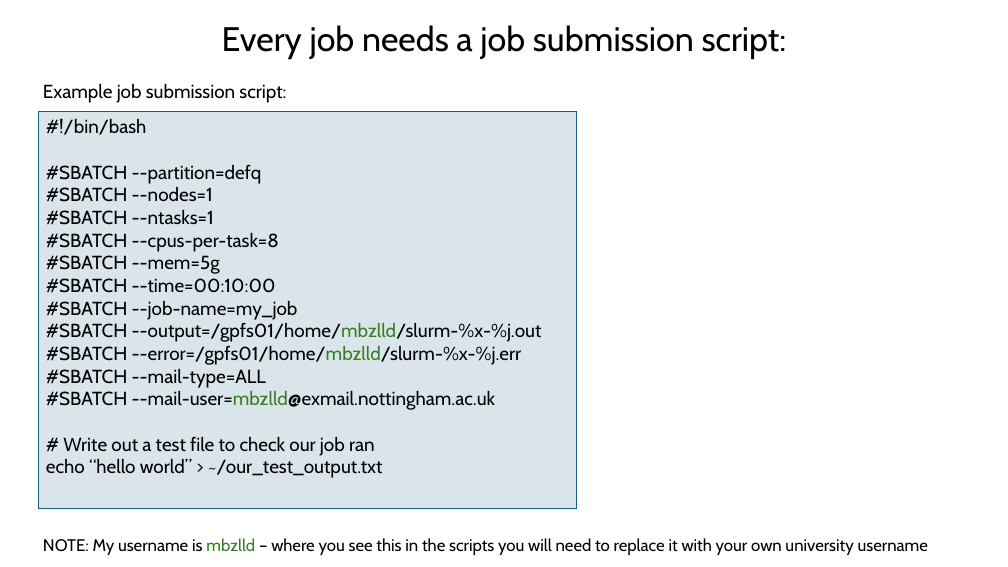
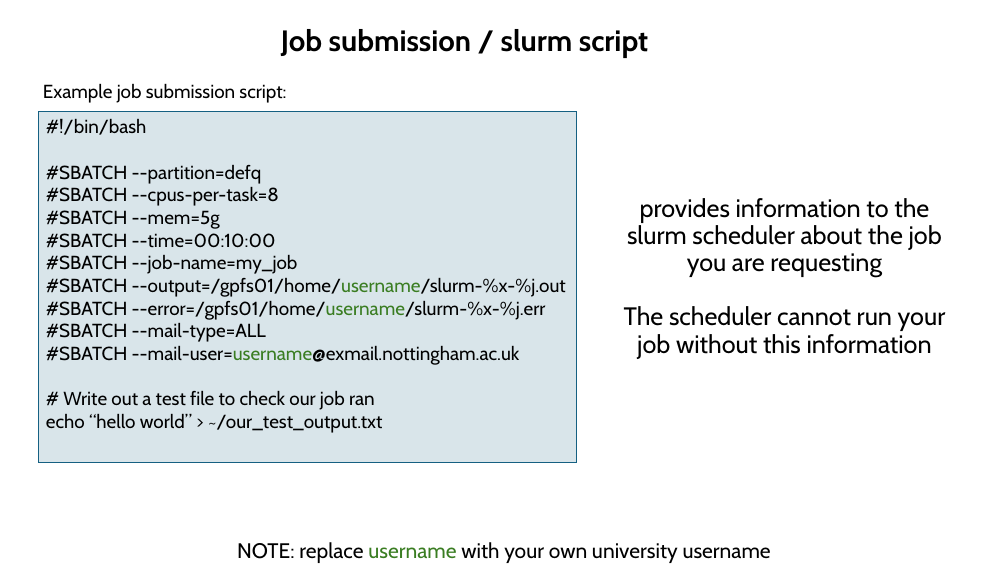
Before and after one commit to BioinformaticsMSc/LIFE4138_2627, a slide deck: slide 6 of UNIX_session_3/Ada_in_depth.pptx. Drawn at 1008x567 pixels with LibreOffice and Linux fonts; fonts in the diff are those of the drawing. Boxes give left, top, right and bottom in pixels: in the first picture for what was removed or moved away, otherwise in the second. Text is boxed around its words. In the diff, an @@ line names an element or a change of style, - is before the commit and + after.

Commit message:
condensing and simplifying rest of HPC information and adding the things we didn't get finished in the first session

```diff
--- a/UNIX_session_3/Ada_in_depth.pptx
+++ b/UNIX_session_3/Ada_in_depth.pptx
@@ text added at box(281, 29, 648, 58), 28 pt, text #000000, bold @@
+Job submission / slurm script
@@ rectangle "#!/bin/bash": place and size @@
-rectangle "#!/bin/bash" at box(39, 111, 576, 508)
+rectangle "#!/bin/bash" at box(39, 111, 576, 462)
@@ text in rectangle at box(46, 187, 214, 225): paragraphs removed @@
-#SBATCH --nodes=1
-#SBATCH --ntasks=1
@@ title at box(624, 198, 946, 359): text changed; size 32.4 to 24 pt @@
-Every job needs a job submission script:
+provides information to the slurm scheduler about the job you are requesting
+The scheduler cannot run your job without this information
@@ text in rectangle at box(46, 278, 566, 320): text changed @@
-#SBATCH --output=/gpfs01/home/mbzlld/slurm-%x-%j.out
-#SBATCH --error=/gpfs01/home/mbzlld/slurm-%x-%j.err
+#SBATCH --output=/gpfs01/home/username/slurm-%x-%j.out
+#SBATCH --error=/gpfs01/home/username/slurm-%x-%j.err
@@ text in rectangle at box(46, 346, 520, 365): text changed @@
-#SBATCH --mail-user=mbzlld@exmail.nottingham.ac.uk
+#SBATCH --mail-user=username@exmail.nottingham.ac.uk
@@ text at box(237, 542, 771, 563): text changed; size 16 to 20 pt @@
-NOTE: My username is mbzlld – where you see this in the scripts you will need to replace it with your own university username
+NOTE: replace username with your own university username
```
Also in this commit, not shown: 21 other slides changed, 3 slides added, 9 slides removed.
